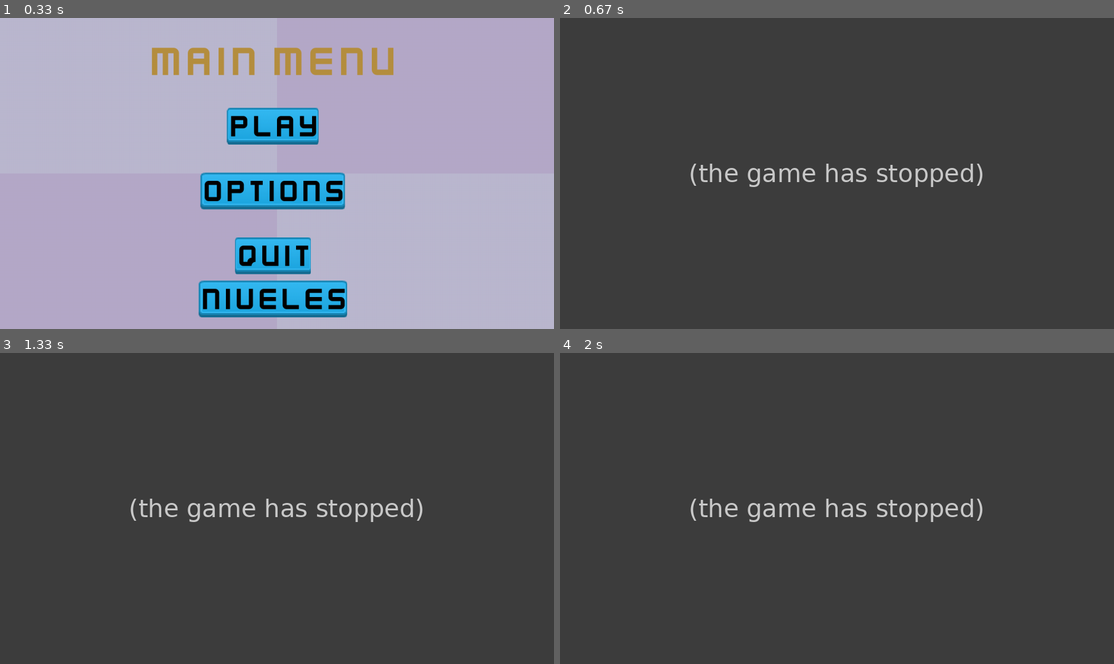
Above: before the commit, frames 1-4 (two rows, left to right).
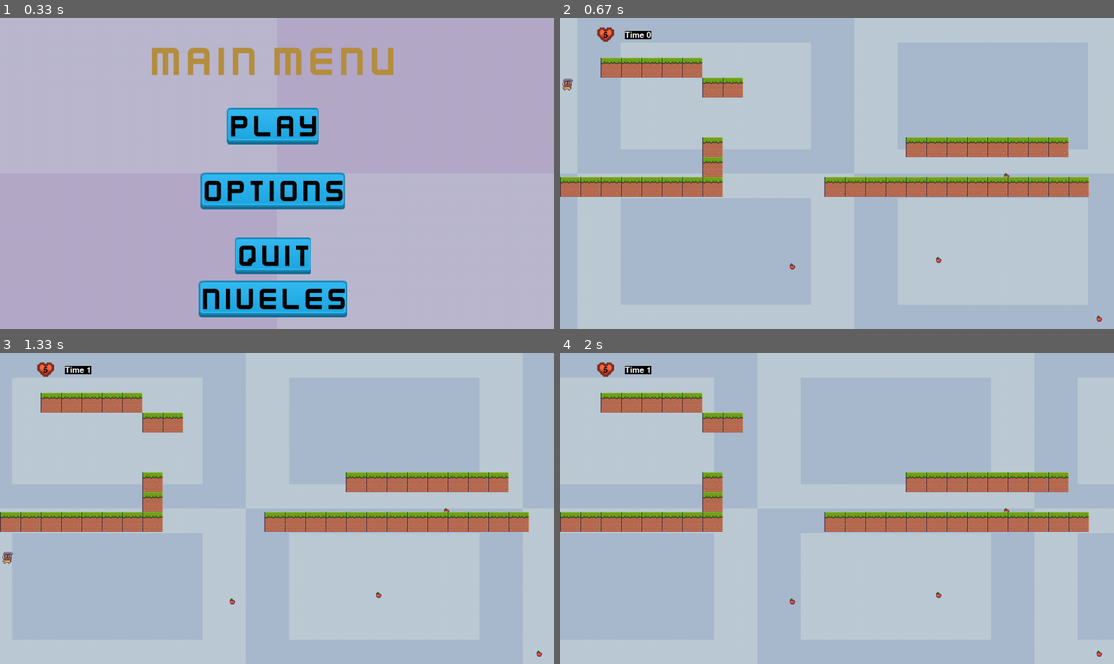
Above: after the commit, the same moments.

Repository: Maxizx/patricioBallesteros-pygame-tp-final
Game: pygame game, started from main.py
Two runs of this game, one before a commit and one after it. Both use one fixed random seed, a clock stepped at 60 frames per second and the inputs below.
Inputs (mouse positions are in pixels of both pictures, inside the frame that each line leads up to):
- Up to frame 1 (0.33 s): no input
- Up to frame 2 (0.67 s): click "PLAY" at 0.38 s
- Up to frame 3 (1.33 s): hold Right 0.67-1.13 s; move the mouse to (254, 520) at 0.7 s; hold Up from 1.17 s (still down)
- Up to frame 4 (2 s): release Up at 1.47 s; hold Right 1.5-1.97 s

Frame 1 is identical in both runs. In frame 2, 99% of the frame differs, in the area x 0-100%, y 0-100%; in frame 3, 99%; in frame 4, 99%.
Error before the commit: AttributeError: 'bloque' object has no attribute 'image' (game.py line 165); the game stopped at 0.38 s (later frames are placeholders)

Commit message:
fix carga mapa

Diff:
--- a/GUI_inicio.py
+++ b/GUI_inicio.py
@@ -122,7 +122,16 @@
 
             if event.type == pg.MOUSEBUTTONDOWN:
                 if PLAY_BACK.checkForInput(PLAY_MOUSE_POS):
-                    pass
+                    main_menu()
+                if level_one.checkForInput(PLAY_MOUSE_POS):
+                    game = GameManager()
+                    game.run()
+                if level_two.checkForInput(PLAY_MOUSE_POS):
+                    game = GameManager()
+                    game.run()
+                if level_three.checkForInput(PLAY_MOUSE_POS):
+                    game = GameManager()
+                    game.run()
 
         pg.display.update()
 
--- a/botin.py
+++ b/botin.py
@@ -39,7 +39,7 @@
     #     pantalla.blit(self.image,self.rect)
 
     def colision_con_fruta(self,objeto):
-        if pg.sprite.spritecollide(objeto,group=self.grupo_frutas,dokill=True):
+        if pg.sprite.spritecollide(objeto,group = self.grupo_frutas,dokill = True):
         # if self.rect.colliderect(objeto):
             print("frutaaa")
             print(self.puntos)
--- a/config/settings.json
+++ b/config/settings.json
@@ -24,8 +24,8 @@
                 "       XX                ",
                 "                         ",
                 "                         ",
-                "                 XXXXXXXX",
-                "                         ",
+                "       X         XXXXXXXX",
+                "       X                 ",
                 "XXXXXXXX     XXXXXXXXXXXXX"
             ],
             "1_escenario": [
--- a/game.py
+++ b/game.py
@@ -3,7 +3,7 @@
 from enemigo import Enemy
 from musica import audio
 from constantes import *
-from niveles.plataforma import (construir_mapas,bloque)
+from niveles.plataforma import (construir_mapas)
 from auxiliar import Auxiliar
 import random as rd
 
@@ -62,9 +62,11 @@
         self.lista_de_niveles = niveles
         self.nivel = 0
         self.escenario =  0
-        self.mapas = construir_mapas()
+        self.mapas = construir_mapas(0,0)
         self.fruta.spawn_frutas()
         self.enemigo.spawn_enemigos()
+        self.cargar_mapa()
+
 
 
 
@@ -110,11 +112,10 @@
                 self.game_over()
 
 
-
+            self.colision_con_objetos(self.player_1)
             self.fruta.colision_con_fruta(self.player_1)
             self.enemigo.colision_con_enemigo(self.player_1)
 
-            self.cargar_mapa()
             # dibujar_muros(self.screen,muros)
             self.enemigo.grupo_enemigos.update()
             self.enemigo.grupo_enemigos.draw(self.screen)
@@ -122,6 +123,8 @@
             self.player_1.draw(self.screen)
             self.fruta.grupo_frutas.draw(self.screen)
             self.fruta.grupo_frutas.update()
+            self.mapas.grupo_bloques.draw(self.screen)
+            self.mapas.grupo_bloques.update()
 
             # self.fruta_1.update()
             # self.fruta_1.draw(self.screen)
@@ -161,17 +164,27 @@
     def cargar_mapa(self):
         self.mapa = self.eleccion_nivel(self.lista_de_niveles,self.nivel,self.escenario)
         self.muros = self.mapas.construir_mapa(self.mapa)
-        # self.mapas.dibujar_muros(self.screen,self.muros)
-        self.mapas.grupo_bloques.draw(self.screen)
-        self.mapas.grupo_bloques.update()
-        self.colision_muros(self.muros)
+
 
     def pasar_escenario(self):
         self.escenario += 1
         self.eleccion_nivel(self.lista_de_niveles,self.nivel,self.escenario)
 
-    def colision_muros(self,muros):
-        for muro in muros:
-            # self.mapas.grupo_bloques.add(muro)
-            self.player_1.colision_con_objetos(muro)
-            self.enemigo.colision_con_objetos(muro)
+
+    def colision_con_objetos(self,objeto):
+        bloque_colisiona =  pg.sprite.spritecollideany(objeto,self.mapas.grupo_bloques)
+        if bloque_colisiona:
+        # if self.rect.colliderect(objeto):
+            if objeto.rect[1] < bloque_colisiona.rect.top and objeto.rect.top < bloque_colisiona.rect.top :
+                objeto.rect.bottom = bloque_colisiona.rect.top
+                print("chocó")
+
+            elif objeto.rect[1] < bloque_colisiona.rect.bottom and objeto.rect.bottom > bloque_colisiona.rect.bottom:
+                objeto.rect.top = bloque_colisiona.rect.bottom
+                print("choqué arriba")
+            elif objeto.rect[0] < bloque_colisiona.rect.left:
+                objeto.rect.right = bloque_colisiona.rect.left
+                print("choqué a la derecha")
+            elif objeto.rect[0] <= bloque_colisiona.rect.right:
+                objeto.rect.left = bloque_colisiona.rect.right
+                print("choqué a la izquiera")
--- a/niveles/plataforma.py
+++ b/niveles/plataforma.py
@@ -1,5 +1,6 @@
 import pygame as pg
 from constantes import *
+from auxiliar import Auxiliar
 
 
 
@@ -40,33 +41,28 @@
 
 
 class construir_mapas(pg.sprite.Sprite):
-    def __init__(self) -> None:
+    def __init__(self,x,y) -> None:
         super().__init__()
-        self.bloque_plataforma = bloque(0,0)
+        self.image = pg.image.load("images/locations/0.png")
+        # self.image = Auxiliar.get_image_SurfaceFromSpriteSheet("images/locations/Terrain (16x16).png",4,3,seleccion_columna=1,seleccion_fila=0,step=1)
+        self.rect = self.image.get_rect()
+        self.rect.x = x
+        self.rect.y = y
         self.grupo_bloques = pg.sprite.Group()
 
-
-    # def dibujar_muro(self,superficie, rectangulo):
-
-    #     # pg.draw.rect(superficie, (0,0,0), rectangulo)
-    #     superficie.blit(self.bloque_plataforma.imagen_del_bloque,self.bloque_plataforma.imagen_del_bloque.get_rect(topleft = (rectangulo.x,rectangulo.y)))
-    #     # for valor in rectangulo.values():
-    #     #     superficie.blit(self.bloque_plataforma.imagen_del_bloque,self.bloque_plataforma.imagen_del_bloque.get_rect(topleft = (valor["x"],valor["y"])))
-
     def construir_mapa(self,mapa):
-        # muros = []
         x = 0
         y = 0
         for muro in mapa:
             for ladrillo in muro:
                 if ladrillo == "X":
                     # muros.append(pg.Rect(x, y, 60, 60))
-                    self.bloque_plataforma = bloque(x,y)
-                    self.grupo_bloques.add(self.bloque_plataforma)
+                    bloque_plataforma = construir_mapas(x,y)
+                    self.grupo_bloques.add(bloque_plataforma)
 
-                x += self.bloque_plataforma.imagen_del_bloque.get_width()
+                x += self.image.get_width()
             x = 0
-            y += self.bloque_plataforma.imagen_del_bloque.get_height()
+            y += self.image.get_height()
 
 
     # def dibujar_muros(self,superficie, muros):
--- a/player.py
+++ b/player.py
@@ -127,21 +127,22 @@
         return camara_x
 
 
-    def colision_con_objetos(self,objeto):
-        if self.rect.colliderect(objeto):
-            if self.rect[1] < objeto.top:
-                # print("choqué abajo")
-                self.rect.bottom = objeto.top
+    # def colision_con_objetos(self,objeto):
+    #     if pg.sprite.spritecollide(self.rect,):
+    #     # if self.rect.colliderect(objeto):
+    #         if self.rect[1] < objeto.top:
+    #             # print("choqué abajo")
+    #             self.rect.bottom = objeto.top
 
-            elif self.rect[1] < objeto.bottom and self.rect.bottom > objeto.bottom:
-                self.rect.top = objeto.bottom
-                print("choqué arriba")
-            elif self.rect[0] < objeto.left:
-                self.rect.right = objeto.left
-                # print("choqué a la derecha")
-            elif self.rect[0] <= objeto.right:
-                self.rect.left = objeto.right
-                # print("choqué a la izquiera")
+    #         elif self.rect[1] < objeto.bottom and self.rect.bottom > objeto.bottom:
+    #             self.rect.top = objeto.bottom
+    #             print("choqué arriba")
+    #         elif self.rect[0] < objeto.left:
+    #             self.rect.right = objeto.left
+    #             # print("choqué a la derecha")
+    #         elif self.rect[0] <= objeto.right:
+    #             self.rect.left = objeto.right
+    #             # print("choqué a la izquiera")
 
 
 
